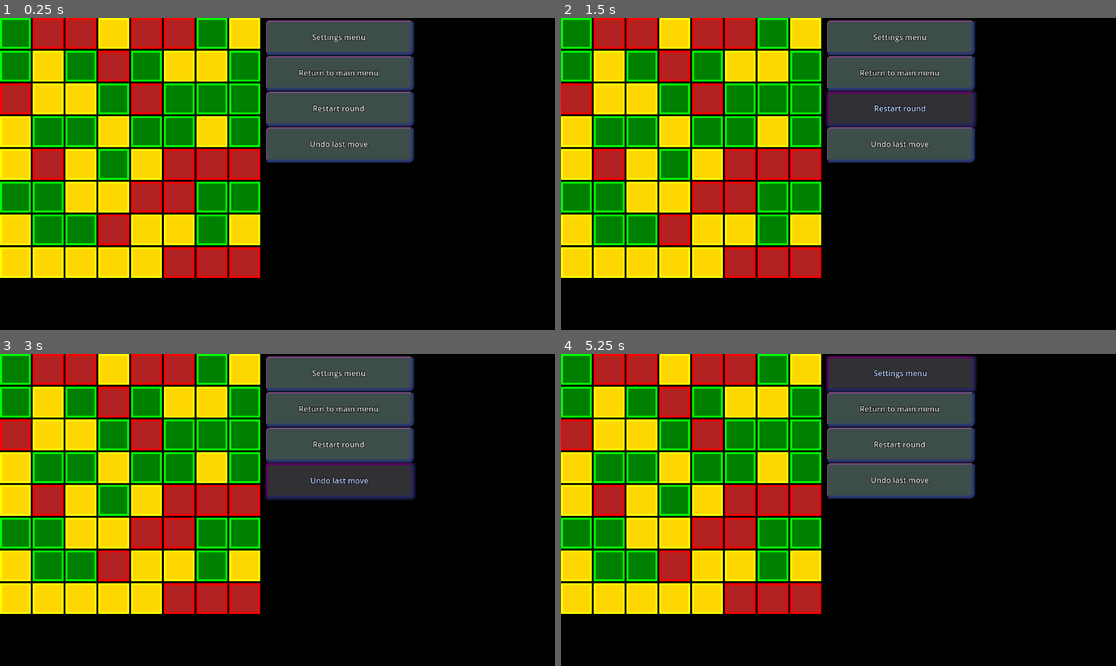
Above: before the commit, frames 1-4 (two rows, left to right).
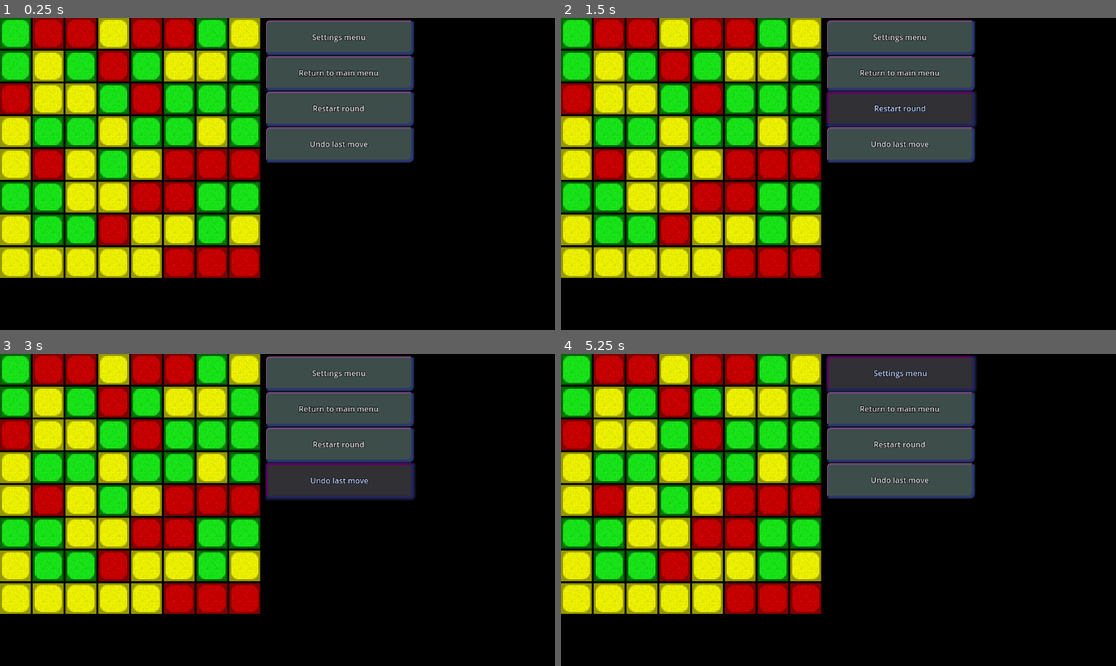
Above: after the commit, the same moments.

Repository: ferrinheight/trafficsignals_godot
Game: Godot game, scene res://scenes/play_scene.tscn
Two runs of this game, one before a commit and one after it. Both use one fixed random seed, a clock stepped at 60 frames per second and the inputs below.
Inputs:
- Up to frame 1 (0.25 s): no input
- Up to frame 2 (1.5 s): click "Restart round" at 0.5 s; click "Restart round" at 1.25 s
- Up to frame 3 (3 s): click "Restart round" at 2 s; click "Undo last move" at 2.75 s
- Up to frame 4 (5.25 s): click "Undo last move" at 3.5 s; click "Undo last move" at 4.25 s; click "Settings menu" at 5 s

The runs differ from the first frame. In frame 1, 33% of the frame differs, in the area x 0-47%, y 0-84%; in frame 2, 33%; in frame 3, 33%; in frame 4, 33%.

Commit message:
update scripts with more fleshed out but still trash debug mode. added cell texture pngs

Diff:
--- a/scenes/cell_node_scene.tscn
+++ b/scenes/cell_node_scene.tscn
@@ -15,12 +15,10 @@
 mouse_behavior_recursive = 2
 color = Color(0.74509805, 0.74509805, 0.74509805, 1)
 
-[node name="Center" type="ColorRect" parent="."]
+[node name="Center" type="TextureRect" parent="."]
 custom_minimum_size = Vector2(56, 56)
 layout_mode = 2
 size_flags_horizontal = 4
 size_flags_vertical = 4
-mouse_filter = 1
 mouse_behavior_recursive = 2
 mouse_default_cursor_shape = 2
-color = Color(1, 0, 1, 1)
--- a/scripts/cell_node_script.gd
+++ b/scripts/cell_node_script.gd
@@ -7,14 +7,14 @@
 # outline is used to higlight selected cells
 @onready var cell_outline: ColorRect = $Outline
 # center is colored per the cells type; green, yellow or red
-@onready var cell_center: ColorRect = $Center
-# color settings for outline and center nodes ^
+@onready var cell_center: TextureRect = $Center
+# color setting for outline and center node texture
 var _my_outline_color: Color = Color.GRAY
-var _my_center_color: Color = Color.FUCHSIA
+var _my_center_texture: String = "res://assets/signal_green.png"
 var _my_row: int = -1
 var _my_column: int = -1
 # a single character string representing the cells type/color; "g"reen, "y"ellow or "r"ed
-var _my_cell_type: String = ""
+var _my_cell_type: String = "g"
 var _my_selected_status: bool = false
 
 signal cell_clicked(cell: GameboardCell)
@@ -24,12 +24,12 @@
 	if cell_outline:
 		_set_my_outline()
 	if cell_center:
-		_set_my_color()
+		_set_my_texture()
 
 # set this cells center color
-func _set_my_color() -> void:
+func _set_my_texture() -> void:
 	if cell_center:
-		cell_center.color = _my_center_color
+		cell_center.texture = load(_my_center_texture)
 
 # set this cells outline color when highlighted, reset otherwise
 func _set_my_outline() -> void:
@@ -54,13 +54,13 @@
 	_my_row = row
 	_my_column = column
 	set_cell_type(cell_type)
-	_set_my_color()
+	_set_my_texture()
 	_set_my_outline()
 
 ### public functions ###
 # get this cell's coords on the gameboard
-func get_cell_coords() -> Vector2:
-	return Vector2(_my_column, _my_row)
+func get_cell_coords() -> Vector2i:
+	return Vector2i(_my_column, _my_row)
 
 # set this cells type; "g"reen, "y"ellow or "r"ed. defaults to "g"reen
 func set_cell_type(cell_type: String = "g") -> void:
@@ -68,15 +68,15 @@
 	if _my_cell_type not in ["g", "y", "r"]:
 		_my_cell_type = "g"
 	if _my_cell_type == "g":
-		_my_center_color = Color.WEB_GREEN
-		_my_outline_color = Color.GREEN
+		_my_center_texture = "res://assets/signal_green.png"
+		_my_outline_color = Color.DARK_GREEN
 	elif _my_cell_type == "y":
-		_my_center_color = Color.GOLD
-		_my_outline_color = Color.YELLOW
+		_my_center_texture = "res://assets/signal_yellow.png"
+		_my_outline_color = Color(0.823, 0.823, 0.0, 0.69)
 	elif _my_cell_type == "r":
-		_my_center_color = Color.FIREBRICK
-		_my_outline_color = Color.RED
-	_set_my_color()
+		_my_center_texture = "res://assets/signal_red.png"
+		_my_outline_color = Color.WEB_MAROON
+	_set_my_texture()
 
 # get this cells "type" aka color indicator string
 func get_cell_type() -> String:
--- a/scripts/cell_row_script.gd
+++ b/scripts/cell_row_script.gd
@@ -18,10 +18,8 @@
 				_debug_child.connect("cell_clicked", Callable(self, "_debug_on_cell_clicked").bind(_debug_child))
 
 func _debug_contiguos_cells(_debug_cella: GameboardCell, _debug_cellb: GameboardCell) -> bool:
-	var _debug_diff: Vector2 = _debug_cella.get_cell_coords() - _debug_cellb.get_cell_coords()
-	if abs(_debug_diff.x) == 1 and _debug_diff.y == 0:
-		return true
-	if abs(_debug_diff.y) == 1 and _debug_diff.x == 0:
+	var _debug_diff: int = _debug_cella.get_cell_coords().x - _debug_cellb.get_cell_coords().x
+	if abs(_debug_diff) == 1:
 		return true
 	return false
 
--- a/scripts/play_script.gd
+++ b/scripts/play_script.gd
@@ -2,27 +2,27 @@
 
 # set true in editor to enable debug logic
 @export var debug_scene: bool = false
-
+@export var default_grid: String = ""
 #var GameboardRowScene: PackedScene = preload("res://scenes/cell_row_scene.tscn")
 @onready var game_board: GridContainer = $CanvasLayer/GameBoard
-var grid: String = ""
+
 var last_clicked_cell: GameboardCell = null
 
 func _ready() -> void:
 	if debug_scene:
-		var rows: Array = ["ggtestgg",
-			"gggggggg",
-			"rryggyrr",
-			"ggyrrygg",
-			"ggyrrygg",
-			"rryggyrr",
-			"gggggggg",
-			"gggggggg"]
-		for n in range(len(rows)):
-			grid += rows[n]
+		var debug_rows: Array = [
+			"RGYGRGGR",
+			"GYRGGGYG",
+			"RGGGRGGG",
+			"GGYRYRYR",
+			"RGGGGYGY",
+			"GGRYGGRG",
+			"RRRGGRYR",
+			"GGYGRGGG",
+		]
+		default_grid = get_grid_string(debug_rows)
 	else:
-		for i in range(64):
-			grid += GameboardRow.random_cell_type()
+		default_grid = generate_random_grid()
 	# Connect cell signals after children are ready
 	for child_row in game_board.get_children():
 		if child_row is GameboardRow:
@@ -30,7 +30,7 @@
 			for child_cell in child_row.get_children():
 				if child_cell is GameboardCell:
 					var cell_column: int = int(str(child_cell.name)[-1])
-					var cell_color: String = str(grid[cell_row * 8 + cell_column])
+					var cell_color: String = str(default_grid[cell_row * 8 + cell_column]).to_lower()
 					if cell_color not in ["g", "y", "r"]:
 						cell_color = GameboardRow.random_cell_type()
 					child_cell.init_cell(cell_row, cell_column, cell_color)
@@ -48,14 +48,25 @@
 		return true
 	return false
 
+func generate_random_grid() -> String:
+	var random_grid: String = ""
+	for i in range(64):
+		random_grid += GameboardRow.random_cell_type()
+	return random_grid
+
+func get_grid_string(grid_rows: Variant = null) -> String:
+	var grid_string: String = ""
+	if grid_rows is Array:
+		for n in range(len(grid_rows)):
+			grid_string += str(grid_rows[n])
+	elif grid_rows is String:
+		grid_string = grid_rows
+	else:
+		grid_string = generate_random_grid()
+	return grid_string
+
 func _on_cell_clicked(clicked_cell: GameboardCell) -> void:
 	if last_clicked_cell and last_clicked_cell != clicked_cell:
-		#var last_coords: Vector2 = last_clicked_cell.get_cell_coords()
-		#var new_coords: Vector2 = clicked_cell.get_cell_coords()
-		#var diff: Vector2 = new_coords - last_coords
-		# Check if bordering (adjacent horizontally or vertically)
-		#var is_bordering: bool = (abs(diff.x) == 1 and diff.y == 0) or (abs(diff.y) == 1 and diff.x == 0)
-		# perform swap of cells by simply changing each type to that of the other
 		if contiguos_cells(clicked_cell, last_clicked_cell):
 			var ab: String = clicked_cell.get_cell_type()
 			var ba: String = last_clicked_cell.get_cell_type()
Binary file added: assets/example_completed.png
Binary file added: assets/signal_green.png
Binary file added: assets/signal_red.png
Binary file added: assets/signal_yellow.png
Binary file changed: assets/signals.png
Not shown, changed: .gitignore
Not shown, added: rules.md
